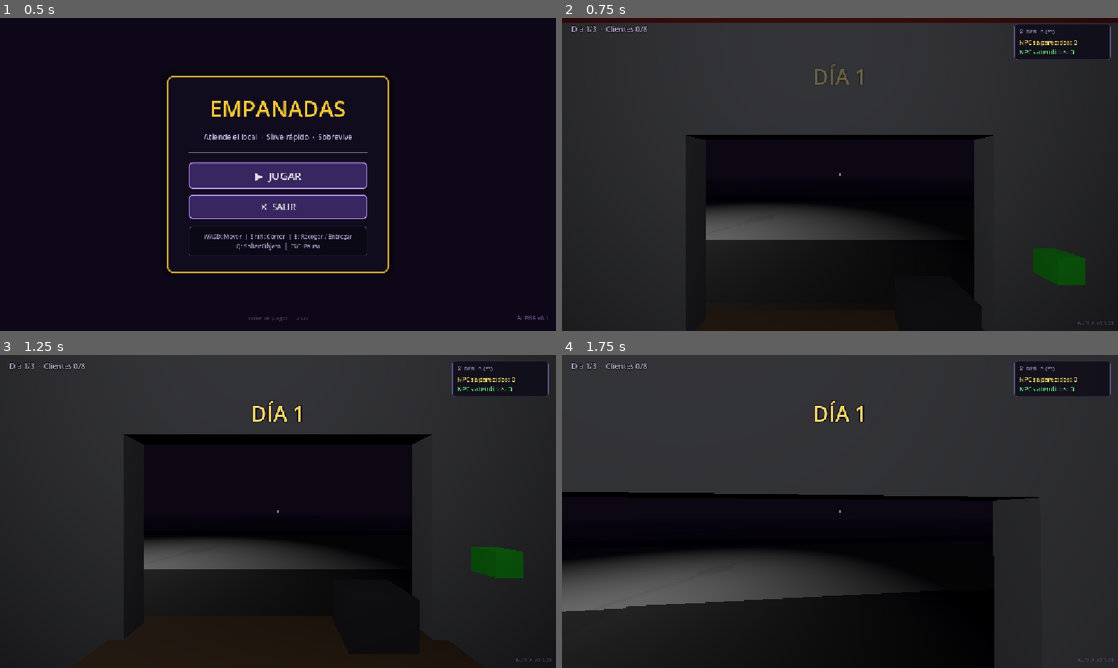
Above: before the commit, frames 1-4 (two rows, left to right).
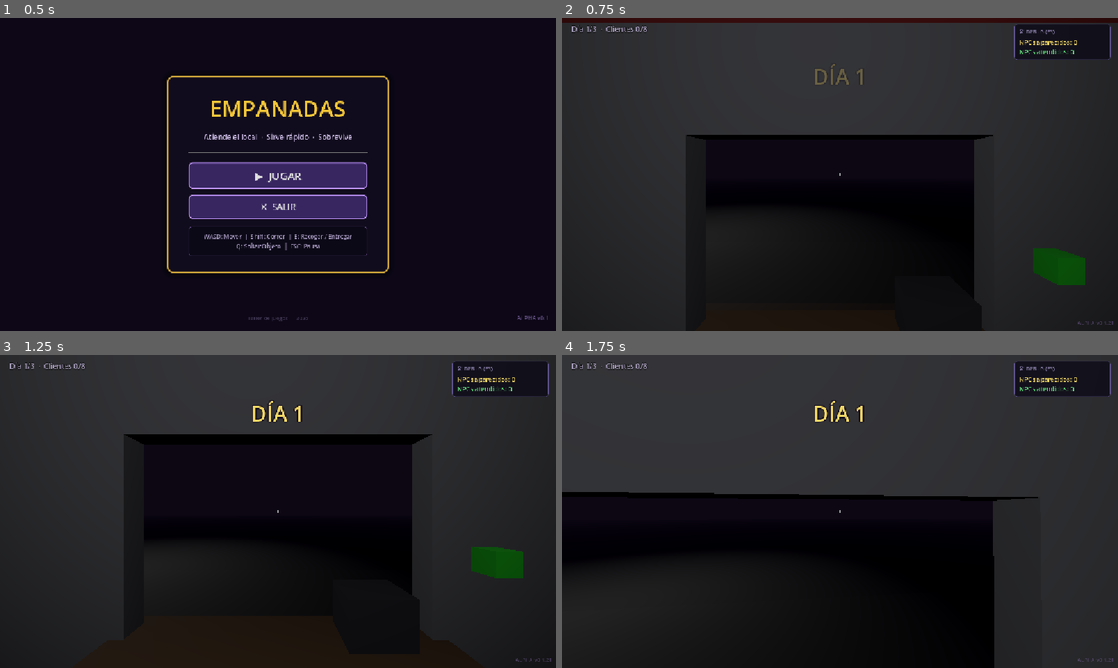
Above: after the commit, the same moments.

Repository: smfabiann/empanadas
Game: Godot game, scene res://scenes/ui/MainMenu.tscn
Same seed, same stepped clock (60 frames per second), same inputs: the game is played once before the commit and once after it.
Inputs (mouse positions are in pixels of both pictures, inside the frame that each line leads up to):
- Up to frame 1 (0.5 s): no input
- Up to frame 2 (0.75 s): click "▶ JUGAR" at 0.5 s
- Up to frame 3 (1.25 s): no input
- Up to frame 4 (1.75 s): tap Enter at 1.25 s; move the mouse to (867, 511) at 1.27 s; hold W from 1.28 s (still down); hold Q (drop_item) from 1.28 s (still down); tap Space (jump) at 1.52 s

Frame 1 is identical in both runs. In frame 2, 3.2% of the frame differs, in the area x 25-65%, y 60-71%; in frame 3, 2.8%; in frame 4, 7.7%, in the area x 0-61%, y 63-82%.

Commit message:
mejora en ambiente, un poco, se continua otro tiempo

Diff:
--- a/scenes/Main.tscn
+++ b/scenes/Main.tscn
@@ -46,7 +46,11 @@
 [sub_resource type="StandardMaterial3D" id="StandardMaterial3D_menu"]
 albedo_color = Color(0.1, 0.25, 0.15, 1)
 
+[sub_resource type="StandardMaterial3D" id="StandardMaterial3D_mwfav"]
+albedo_color = Color(0.0039576306, 0.079299785, 0.035263643, 1)
+
 [sub_resource type="PlaneMesh" id="PlaneMesh_fk6vv"]
+material = SubResource("StandardMaterial3D_mwfav")
 
 [sub_resource type="ConcavePolygonShape3D" id="ConcavePolygonShape3D_c01mt"]
 data = PackedVector3Array(1, 0, 1, -1, 0, 1, 1, 0, -1, -1, 0, 1, -1, 0, -1, 1, 0, -1)
@@ -56,6 +60,9 @@
 
 [sub_resource type="StandardMaterial3D" id="StandardMaterial3D_2a6q0"]
 albedo_color = Color(18.892157, 18.892157, 18.892157, 1)
+
+[sub_resource type="StandardMaterial3D" id="StandardMaterial3D_tem6s"]
+albedo_color = Color(0.24477637, 0.24477643, 0.24477634, 1)
 
 [node name="Main" type="Node3D" unique_id=1661772069]
 
@@ -68,6 +75,14 @@
 transform = Transform3D(0.9659258, 0, -0.25881907, 0.18301271, 0.7071068, 0.6830127, 0.18301271, -0.7071068, 0.6830127, 0, 10, 0)
 light_color = Color(0.3403393, 0.34033933, 0.3403393, 1)
 light_energy = 0.001
+light_indirect_energy = 0.663
+shadow_enabled = true
+
+[node name="DirectionalLight3D" type="DirectionalLight3D" parent="Enviroment/DirectionalLight3D" unique_id=245148827]
+transform = Transform3D(0.9659258, 0, -0.25881907, 0.18301271, 0.7071068, 0.6830127, 0.18301271, -0.7071068, 0.6830127, 0, 10, 0)
+visible = false
+light_color = Color(0.3403393, 0.34033933, 0.3403393, 1)
+light_energy = 3.281
 light_indirect_energy = 0.663
 shadow_enabled = true
 
@@ -154,7 +169,7 @@
 light_energy = 0.901
 
 [node name="Floor" type="MeshInstance3D" parent="Map" unique_id=1040081921]
-transform = Transform3D(100, 0, 0, 0, 100, 0, 0, 0, 100, 0, 0, 0)
+transform = Transform3D(100, 0, 0, 0, 100, 0, 0, 0, 100, -4, 0, 10)
 mesh = SubResource("PlaneMesh_fk6vv")
 
 [node name="StaticBody3D" type="StaticBody3D" parent="Map/Floor" unique_id=2086776713]
@@ -168,13 +183,15 @@
 [node name="Beredas" type="Node3D" parent="Map" unique_id=1380146062]
 
 [node name="CSGBox3D" type="CSGBox3D" parent="Map/Beredas" unique_id=1326237948]
-transform = Transform3D(1, 0, 0, 0, 1, 0, 0, 0, 1, -0.49999523, -0.35, -6.75)
-size = Vector3(115, 0.90000004, 2.9)
+transform = Transform3D(1, 0, 0, 0, 1, 0, 0, 0, 1, 0.5000038, -0.35, -6.75)
+use_collision = true
+size = Vector3(205, 0.90000004, 2.9)
 material = SubResource("StandardMaterial3D_fk6vv")
 
 [node name="CSGBox3D2" type="CSGBox3D" parent="Map/Beredas" unique_id=1292904930]
-transform = Transform3D(1, 0, 0, 0, 1, 0, 0, 0, 1, -1.4999952, -0.35, -19.75)
-size = Vector3(113, 0.90000004, 2.9)
+transform = Transform3D(1, 0, 0, 0, 1, 0, 0, 0, 1, 1.5000038, -0.35, -19.75)
+use_collision = true
+size = Vector3(203, 0.90000004, 2.9)
 material = SubResource("StandardMaterial3D_fk6vv")
 
 [node name="Farol" type="Node3D" parent="Map" unique_id=362012533]
@@ -193,6 +210,14 @@
 transform = Transform3D(1, 0, 0, 0, 1, 0, 0, 0, 1, 0, 4, 0)
 light_energy = 0.982
 omni_range = 10.6
+
+[node name="Calle" type="Node3D" parent="Map" unique_id=370333112]
+transform = Transform3D(1, 0, 0, 0, 1, 0, 0, 0, 1, 0, 0, -13)
+
+[node name="CSGBox3D" type="CSGBox3D" parent="Map/Calle" unique_id=847946879]
+transform = Transform3D(1, 0, 0, 0, 1, 0, 0, 0, 1, -0.25, -0.49934468, -0.25000095)
+size = Vector3(206.5, 1, 10.1)
+material = SubResource("StandardMaterial3D_tem6s")
 
 [node name="MainSign" type="Label3D" parent="." unique_id=1382313851]
 transform = Transform3D(-1, 0, -8.74228e-08, 0, 1, 0, 8.74228e-08, 0, -1, 0, 2.2, -0.2)
--- a/scenes/map/shop.tscn
+++ b/scenes/map/shop.tscn
@@ -228,6 +228,7 @@
 
 [node name="Sidewalk" type="CSGBox3D" parent="." unique_id=1891771189]
 transform = Transform3D(0.9961373, 0, 0, 0, 1, 0, 0, 0, 1, -3.9, -1.62, -5.7161865)
+visible = false
 use_collision = true
 size = Vector3(8, 0.15, 4.432373)
 material = SubResource("StandardMaterial3D_sidewalk")
